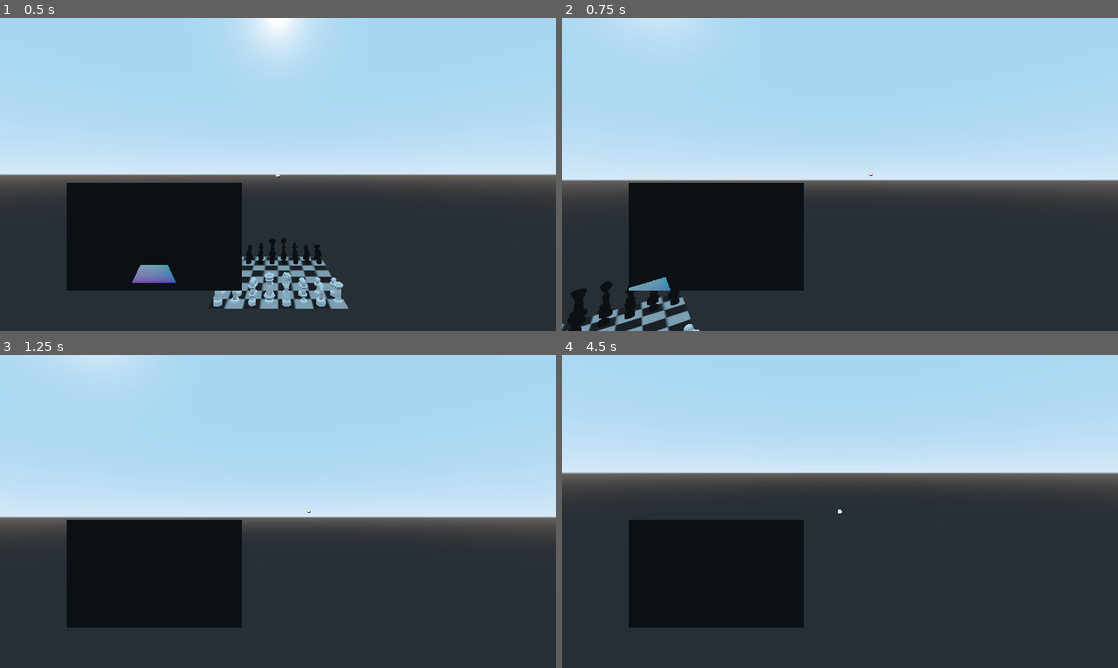
Above: before the commit, frames 1-4 (two rows, left to right).
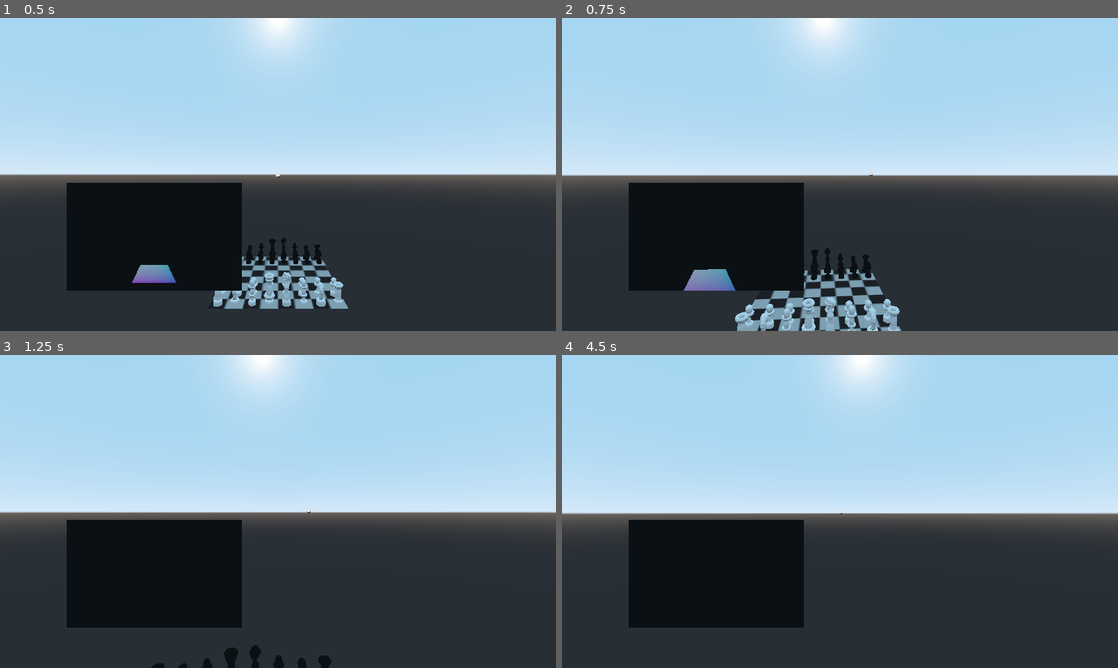
Above: after the commit, the same moments.

Repository: Roboticy3/Mess
Game: Godot game, scene res://Scenes/game.tscn
Two runs of this game, one before a commit and one after it. Both use one fixed random seed, a clock stepped at 60 frames per second and the inputs below. This scene is started directly instead of the project's main scene.
Inputs (mouse positions are in pixels of both pictures, inside the frame that each line leads up to):
- Up to frame 1 (0.5 s): no input
- Up to frame 2 (0.75 s): tap Enter at 0.5 s; move the mouse to (867, 174) at 0.52 s; hold W (mv_forward) from 0.53 s (still down); click (867, 174) at 0.6 s
- Up to frame 3 (1.25 s): keep holding W (mv_forward)
- Up to frame 4 (4.5 s): keep holding W (mv_forward); move the mouse to (812, 511) at 1.27 s; right-click (812, 511) at 1.35 s; tap Space (mv_up) at 2, 3.5 s; move the mouse to (851, 505) at 2.02 s; tap Ctrl (ctrl) at 2.1, 4.35 s; tap Enter at 2.75, 4.25 s; move the mouse to (834, 517) at 2.77 s; click (834, 517) at 2.85 s; move the mouse to (878, 514) at 3.52 s; right-click (878, 514) at 3.6 s; move the mouse to (795, 508) at 4.27 s

Frame 1 is identical in both runs. In frame 2, 9.6% of the frame differs, in the area x 0-100%, y 0-100%; in frame 3, 4.5%; in frame 4, 21%, in the area x 0-100%, y 0-56%.

Commit message:
Update to Godot 2.5

Diff:
--- a/Materials/DwithHighlights.tres
+++ b/Materials/DwithHighlights.tres
@@ -28,13 +28,13 @@
 	//convert the current uv to a square
 	vec2 base_uv = UV * uv1_scale.xy + uv1_offset.xy;
 
-	vec2 s = base_uv * 2f;
+	vec2 s = base_uv * 2.0f;
 
 	ALPHA = 1.0f;
-	vec2 new_uv = (floor(s)) / uv1_scale.xy / 2f;
+	vec2 new_uv = (floor(s)) / uv1_scale.xy / 2.0f;
 	//ALBEDO = vec3(new_uv,0f);
 
-	ALPHA = texture(highlights, new_uv + (.5f / (uv1_scale.xy * 2f))).r;
+	ALPHA = texture(highlights, new_uv + (.5f / (uv1_scale.xy * 2.0f))).r;
 	ALBEDO = front.rgb * float(FRONT_FACING) + back.rgb * float(!FRONT_FACING);
 }"
 
--- a/Materials/TexCanvas.tres
+++ b/Materials/TexCanvas.tres
@@ -1,6 +1,4 @@
-[gd_resource type="ShaderMaterial" load_steps=3 format=2]
-
-[ext_resource path="res://Textures-Sprites/Checkerboard_tile.svg" type="Texture" id=1]
+[gd_resource type="ShaderMaterial" load_steps=2 format=2]
 
 [sub_resource type="Shader" id=1]
 code = "// NOTE: Shader automatically converted from Godot Engine 3.4.stable's CanvasItemMaterial.
@@ -30,9 +28,3 @@
 
 [resource]
 shader = SubResource( 1 )
-shader_param/scale = Vector2( 0, 0 )
-shader_param/tint = Color( 0.14902, 0.172549, 0.231373, 1 )
-shader_param/base = Color( 0.3456, 0.40068, 0.54, 1 )
-shader_param/base_amount = 0.216
-shader_param/blur = 5.412
-shader_param/tex = ExtResource( 1 )
--- a/Objects/Player/Player.gd
+++ b/Objects/Player/Player.gd
@@ -49,7 +49,7 @@
 export (float) var speed = 4.0
 
 #sensitivity of the player in rad/100pix
-export (float) var sens = 1
+export (float) var sens = 0.1
 
 #dead zone on the controller axes
 #index 0 for left stick and 1 for right
